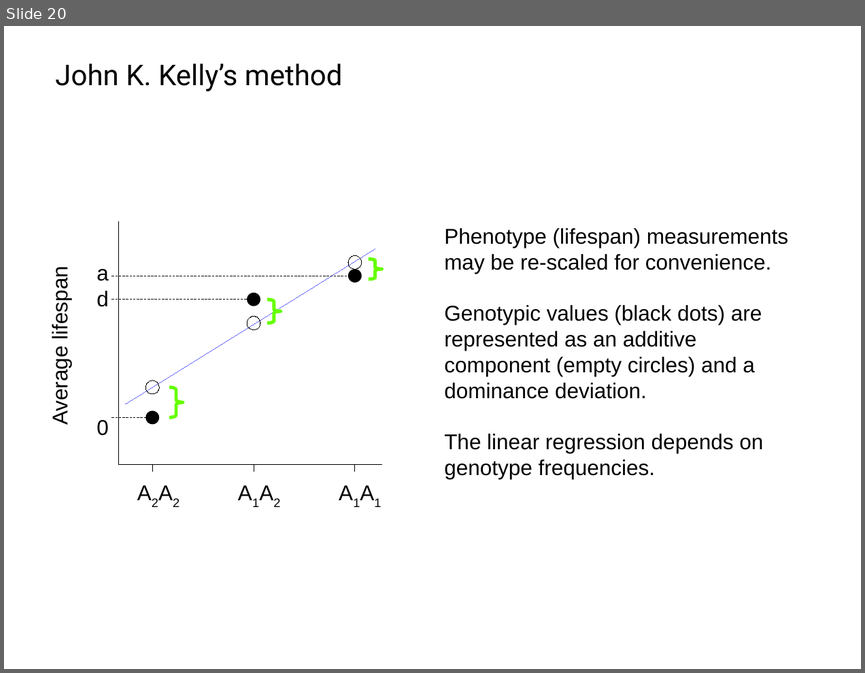
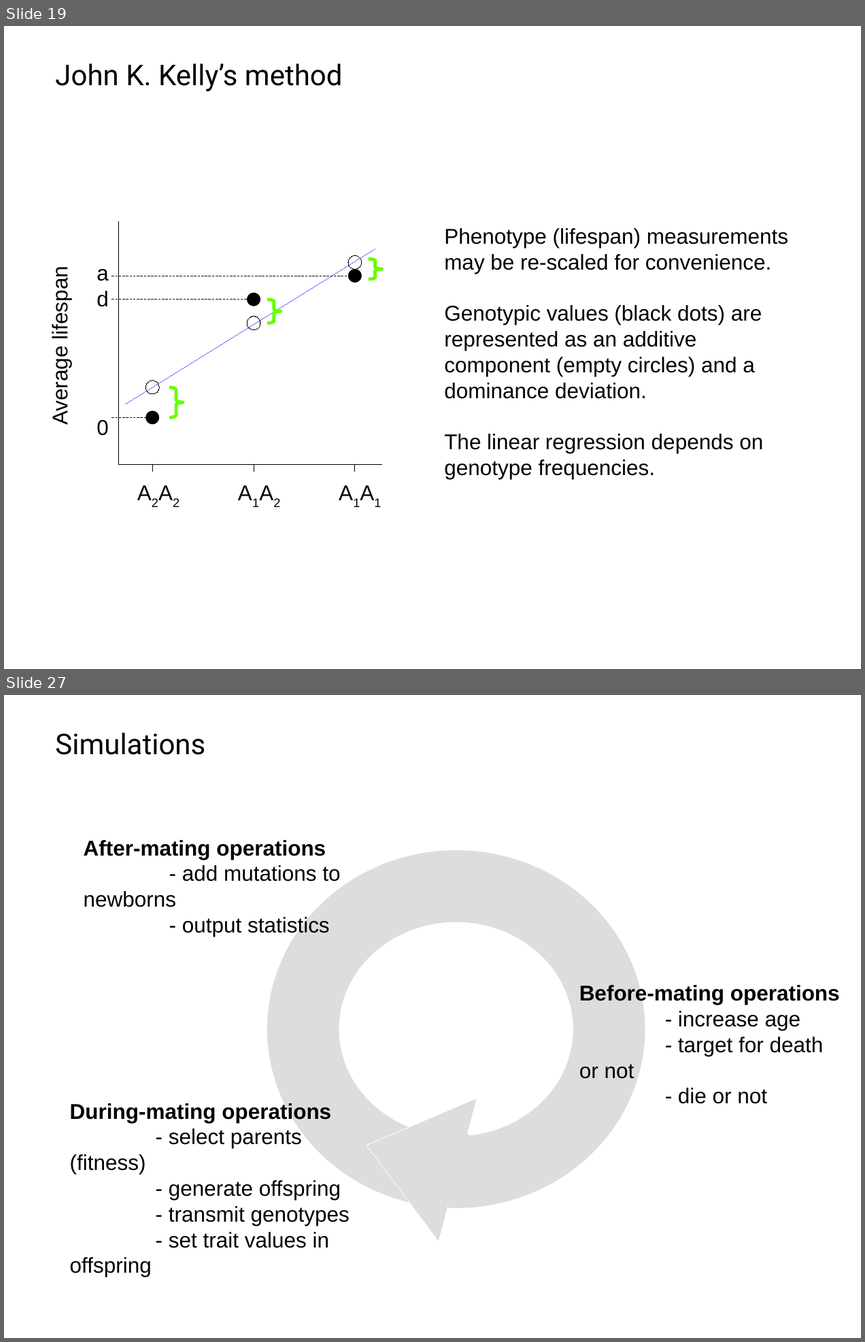
Before and after one commit to IgnasiLucas/UX, a slide deck: doc/2018_Prague/UX.odp. Shown one above the other, each under a label of ours: slide 20 before the commit, slides 19 and 27 after it; the slides between them are not shown. The pictures are 865x673 and 865x1342 pixels, drawn with LibreOffice and Linux fonts; fonts in the diff are those of the drawing; background and template pictures are left out. Boxes give left, top, right and bottom in pixels: in the first picture for what was removed or moved away, otherwise in the second. Text is boxed around its words. In the diff, an @@ line names an element or a change of style, - is before the commit and + after.

```diff
--- a/doc/2018_Prague/UX.odp
+++ b/doc/2018_Prague/UX.odp
@@ slide 27 added at bbox=[4, 695, 861, 1338], background #FFFFFF @@
@@ text added at bbox=[55, 732, 205, 755], 24 pt, text #000000 @@
+Simulations
@@ text added at bbox=[84, 840, 340, 936], 18 pt, text #000000 @@
+After-mating operations
+- add mutations to newborns
+- output statistics
@@ donut added at bbox=[267, 850, 645, 1207], fill #DDDDDD @@
@@ text added at bbox=[579, 985, 840, 1104], 18 pt, text #000000 @@
+Before-mating operations
+- increase age
+- target for death or not
+- die or not
@@ left arrow added at bbox=[347, 1074, 477, 1241], fill #DDDDDD, outline #FFFFFF 0 pt @@
@@ text added at bbox=[70, 1103, 349, 1276], 18 pt, text #000000 @@
+During-mating operations
+- select parents (fitness)
+- generate offspring
+- transmit genotypes
+- set trait values in offspring
@@ line added from (466, 1134) to (446, 1204), #DDDDDD 5.67 pt @@
@@ what was slide 20 is now slide 19 @@
```
Also in this commit, not shown: 2 slides changed, 7 other slides added, 1 slide removed.
